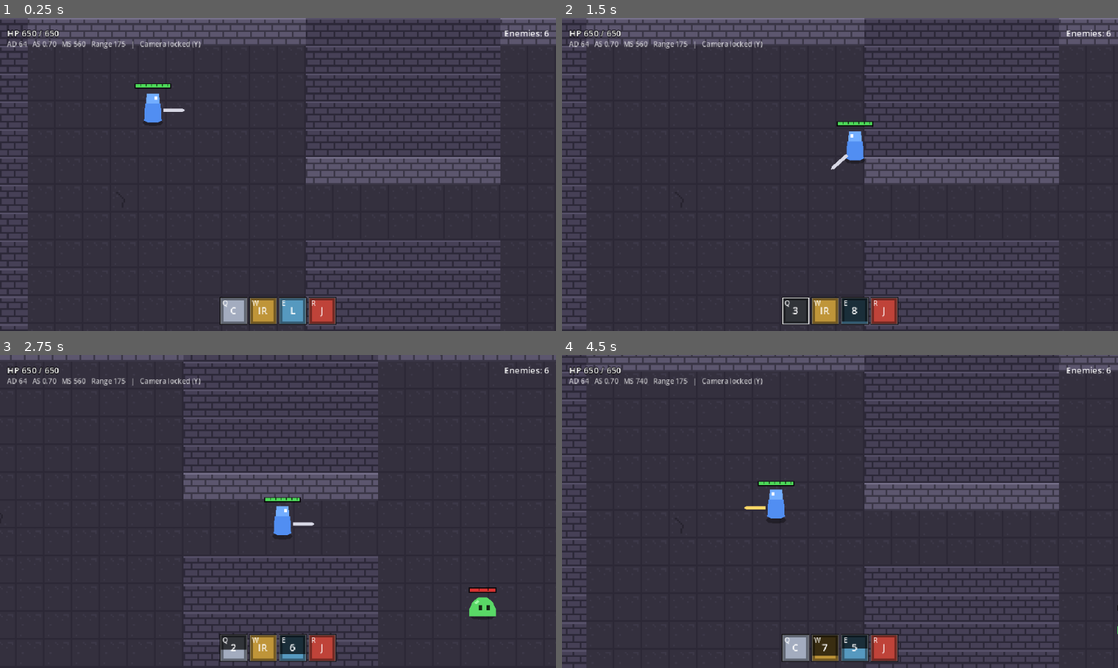
Above: before the commit, frames 1-4 (two rows, left to right).
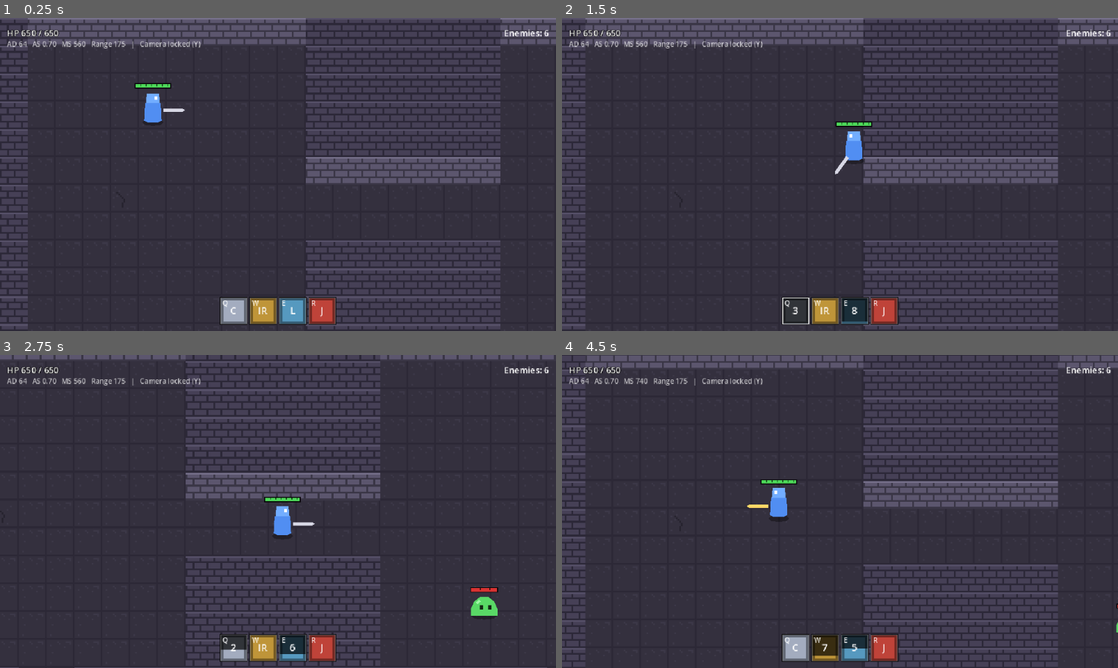
Above: after the commit, the same moments.

Repository: RyanAndrewsJR/uhgame
Game: Godot game, scene res://scenes/main.tscn
Same seed, same stepped clock (60 frames per second), same inputs: the game is played once before the commit and once after it.
Inputs (mouse positions are in pixels of both pictures, inside the frame that each line leads up to):
- Up to frame 1 (0.25 s): no input
- Up to frame 2 (1.5 s): tap Enter at 0.5 s; move the mouse to (962, 158) at 0.52 s; hold D (move_right) 0.53-1.28 s; tap E (ability_e) at 0.6 s; move the mouse to (728, 190) at 1.27 s; hold S (move_down) from 1.28 s (still down); tap Q (ability_q) at 1.35 s
- Up to frame 3 (2.75 s): move the mouse to (333, 442) at 2.02 s; release S (move_down) at 2.03 s; hold D (move_right) from 2.03 s (still down); tap R (ability_r) at 2.1 s
- Up to frame 4 (4.5 s): move the mouse to (812, 574) at 2.77 s; release D (move_right) at 2.78 s; hold W (move_up) 2.78-3.53 s; right-click (812, 574) at 2.85 s; move the mouse to (1006, 558) at 3.52 s; hold A (move_left) from 3.53 s (still down); click (1006, 558) at 3.6 s; move the mouse to (673, 464) at 4.27 s; tap C (camera_center) at 4.35 s

The runs differ from the first frame. In frame 1, 0.2% of the frame differs, in the area x 1-99%, y 3-30%; in frame 2, 3.0%; in frame 3, 5.7%; in frame 4, 16%, in the area x 0-100%, y 0-100%.

Commit message:
Updated interpolation/camera physics

Diff:
--- a/game/project.godot
+++ b/game/project.godot
@@ -149,9 +149,9 @@
 [physics]
 
 3d/physics_engine="Jolt Physics"
+common/physics_interpolation=true
 
 [rendering]
 
 textures/canvas_textures/default_texture_filter=0
 rendering_device/driver.windows="d3d12"
-2d/snap/snap_2d_transforms_to_pixel=true
--- a/game/scenes/main.tscn
+++ b/game/scenes/main.tscn
@@ -8,6 +8,7 @@
 script = ExtResource("1_main")
 
 [node name="Camera" type="Camera2D" parent="."]
+process_callback = 0
 script = ExtResource("3_camera")
 
 [node name="HUD" parent="." instance=ExtResource("2_hud")]
--- a/game/scripts/camera/game_camera.gd
+++ b/game/scripts/camera/game_camera.gd
@@ -35,7 +35,20 @@
 func snap_to_target() -> void:
 	if target:
 		global_position = _clamp_to_bounds(target.global_position)
+		# Physics interpolation is on (MOVEMENT.md F1): without these resets the
+		# camera slides in from its old spot. The reset must come before
+		# reset_smoothing(), and once more after the first physics tick.
+		reset_physics_interpolation()
 		reset_smoothing()
+		_reset_after_physics_tick.call_deferred()
+
+
+func _reset_after_physics_tick() -> void:
+	await get_tree().physics_frame
+	if target:
+		global_position = _clamp_to_bounds(target.global_position)
+	reset_physics_interpolation()
+	reset_smoothing()
 
 
 func _unhandled_input(event: InputEvent) -> void:
Not shown, changed: CLAUDE.md
Not shown, changed: docs/CONVENTIONS.md
Not shown, changed: docs/DECISIONS.md
Not shown, changed: docs/MOVEMENT.md
Not shown, changed: docs/STATS.md
Not shown, changed: docs/VISION.md
Not shown, changed: docs/WORLD_INTERACTION.md
